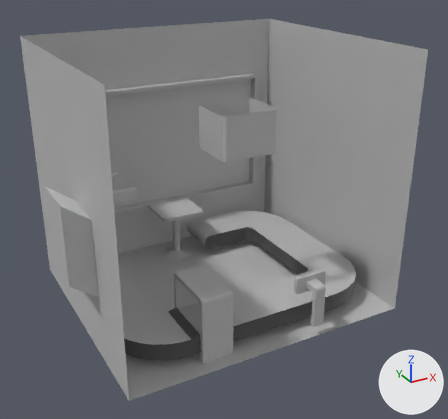
The FBX model Unity/CarePackage/Assets/CarePackageDepot/Models/Depot.fbx, before and after one commit.
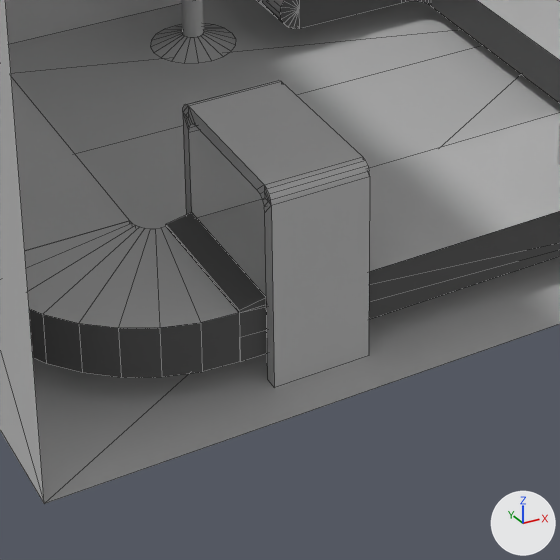
The first picture shows the older version from a camera (50 mm lens) standing at (-0.0163, -0.0236, 0.0153) and looking at (0.0007, 0.0072, -0.0001). The close-ups show both versions on the part from 26% to 66% of the width and 57% to 100% of the height of that picture; other places that the commit changed are outside them. Arrows for +X, +Y and +Z are at lower right; the lights stay in place. The close-ups show mesh edges as thin lines. Where no turn or scale is listed for an object, it has been applied to the vertices. Vertices at the same position are counted once.

Objects in the first close-up: 'BeltA', 'BeltB', 'BeltC', 'BeltCornerB', 'BeltD', 'BeltPatch', 'Environment', 'Lift', 'LiftFlange', 'Scanner'.
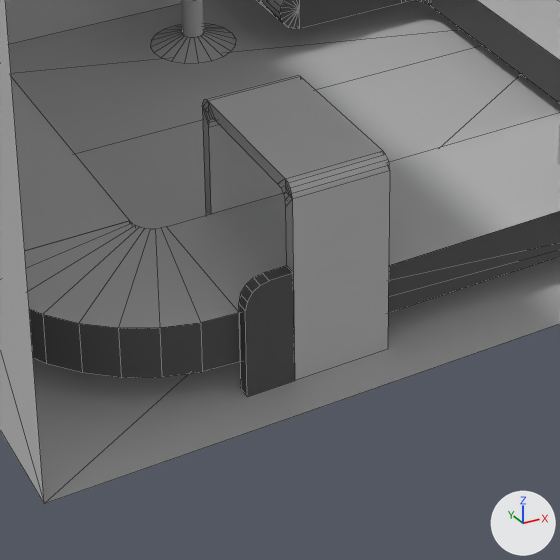
Pixel boxes [x1, y1, x2, y2] of what changed, in the close-ups (560 x 560 px):
'Scanner', moved
    before: [183, 80, 370, 388]
    after: [202, 75, 390, 380]
'BeltPatch', reshaped, moved (44% narrower, 31% taller)
    before: [166, 213, 267, 313]
    after: [239, 266, 295, 397]
part 1 of me_mesh_015, deleted (black)
    before: [166, 213, 267, 313]
part 2 of me_mesh_015, added (black)
    after: [239, 266, 295, 397]

The change, as a diff of the scene's bpy script:
```diff
--- a/Unity/CarePackage/Assets/CarePackageDepot/Models/Depot.fbx.py
+++ b/Unity/CarePackage/Assets/CarePackageDepot/Models/Depot.fbx.py
@@ me_mesh_015 @@
 me_mesh_015.from_pydata(...)  # 8 vertices, 6 faces; spans x 0.0..0.00052, y 0.0..0.003, z 0.0..0.00014
 # used by ob_beltpatch; location = (-0.00466, 0.001, -0.00404)
 # verts and faces of me_mesh_015; kept vertices keep their numbers, new ones are numbered from 8
 # before: 0 (0.0, 0.0, 0.0) at pixel (239, 312), 1 (0.00052, 0.0, 0.0) at pixel (266, 304), 2 (0.0, 0.003, 0.0) at pixel (166, 226), 3 (0.00052, 0.003, 0.0), 4 (0.0, 0.0, 0.00005) at pixel (239, 310)
 # before: 5 (0.00052, 0.0, 0.00014) at pixel (266, 297), 6 (0.00052, 0.003, 0.00014) at pixel (191, 212), 7 (0.0, 0.003, 0.00005) at pixel (165, 224)
+# me_mesh_015 part 1
+delete_vertices([*range(0, 8)])  # with the faces that use them
+# me_mesh_015 part 2
+verts[8] = (-0.00039, -0.003, -0.00158)  # pixel (247, 396)
+verts[9] = (0.00052, -0.003, -0.00158)  # pixel (294, 380)
+verts[10] = (0.00052, -0.003, 0.00064)  # pixel (293, 273)
+verts[11] = (-0.00011, -0.003, 0.0006)  # pixel (260, 285)
+verts[12] = (-0.00026, -0.003, 0.00051)  # pixel (252, 292)
+verts[13] = (-0.00036, -0.003, 0.00036)  # pixel (247, 301)
+verts[14] = (-0.00039, -0.003, 0.00019)  # pixel (245, 310)
+verts[15] = (0.00006, -0.003, 0.00064)  # pixel (269, 280)
+for new, old in zip([*range(16, 24)], [*range(8, 16)]): verts[new] = verts[old] + (0.0, 0.00025, 0.0)
+faces += [(10, 18, 23, 15), (8, 16, 17, 9), (9, 17, 18, 10), (8, 14, 22, 16), (13, 21, 22, 14), (12, 20, 21, 13)]
+faces += [(11, 19, 20, 12), (11, 15, 23, 19), (8, 9, 10, 15, 11, 12, 13, 14), (16, 22, 21, 20, 19, 23, 18, 17)]
 me_mesh_015.materials.append(mat_depotbeltsidematerial)
@@ ob_beltpatch @@
 ob_beltpatch = bpy.data.objects.new('BeltPatch', me_mesh_015)
-ob_beltpatch.location = (-0.00466, 0.001, -0.00404)
+ob_beltpatch.location = (-0.00427, 0.00375, -0.00402)
@@ ob_scanner @@
 ob_scanner = bpy.data.objects.new('Scanner', me_mesh_002)
-ob_scanner.location = (-0.00414, 0.00075, -0.0056)
+ob_scanner.location = (-0.00375, 0.00075, -0.0056)
```
